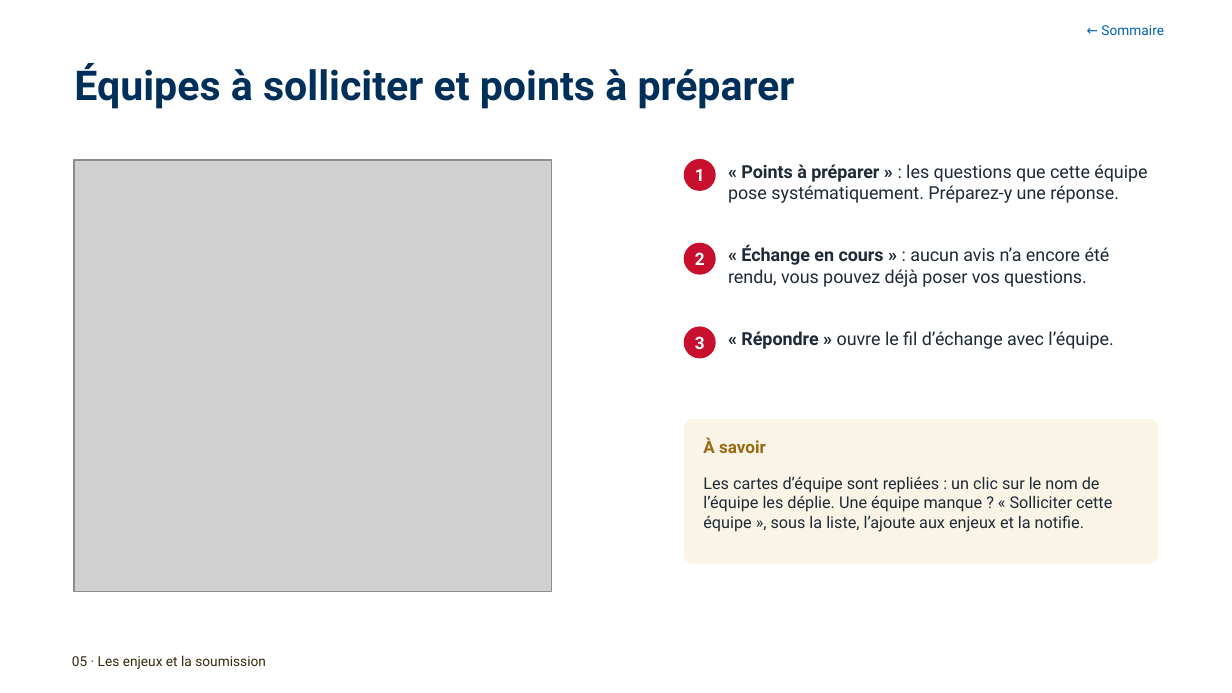
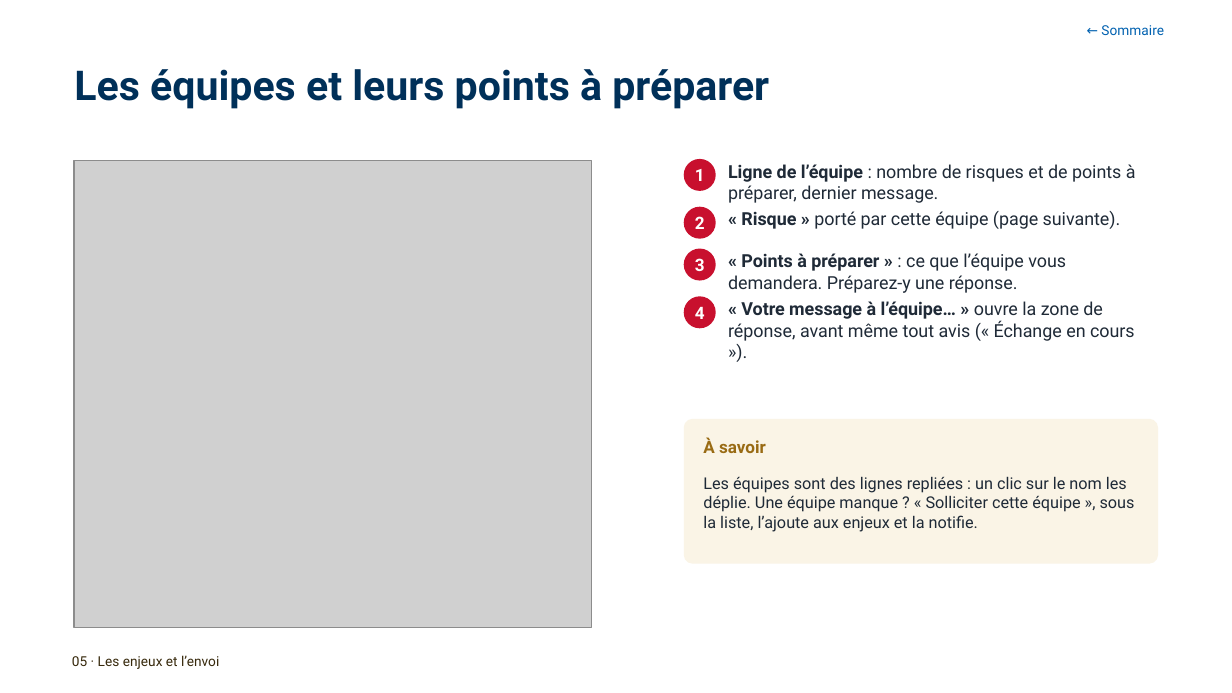
Before and after one commit to antoinelmariel-ux/ProjectNavigator, a slide deck: slide 40 of docs/Project Navigator _ Manuel Chef de Project.pptx. Drawn at 1232x693 pixels with LibreOffice and Linux fonts; fonts in the diff are those of the drawing; grey boxes stand for pictures; background and template pictures are left out. Boxes give left, top, right and bottom in pixels: in the first picture for what was removed or moved away, otherwise in the second. Text is boxed around its words. In the diff, an @@ line names an element or a change of style, - is before the commit and + after.

```diff
--- a/docs/Project Navigator _ Manuel Chef de Project.pptx
+++ b/docs/Project Navigator _ Manuel Chef de Project.pptx
@@ title at <box>74,69,769,109</box>: text changed @@
-Équipes à solliciter et points à préparer
+Les équipes et leurs points à préparer
@@ picture: place and size @@
-picture at <box>74,160,552,591</box>
+picture at <box>74,160,591,627</box>
@@ text added at <box>728,164,1136,203</box>, 10.5 pt, text #1F2A37 @@
+Ligne de l’équipe : nombre de risques et de points à préparer, dernier message.
@@ ellipse "2": place and size @@
-ellipse "2" at <box>684,243,716,275</box>
+ellipse "2" at <box>684,207,716,239</box>
@@ text added at <box>741,211,1121,229</box>, 10.5 pt, text #1F2A37 @@
+« Risque » porté par cette équipe (page suivante).
@@ ellipse "3": place and size @@
-ellipse "3" at <box>684,326,716,359</box>
+ellipse "3" at <box>684,249,716,281</box>
@@ text at <box>728,253,1066,293</box>: text changed @@
-« Points à préparer » : les questions que cette équipe pose systématiquement. Préparez-y une réponse.
+« Points à préparer » : ce que l’équipe vous demandera. Préparez-y une réponse.
@@ text removed at <box>728,245,1110,287</box> @@
-« Échange en cours » : aucun avis n’a encore été rendu, vous pouvez déjà poser vos questions.
@@ ellipse added at <box>684,297,716,329</box>, fill #C8102E, 10 pt, text #FFFFFF, bold @@
+4
@@ text added at <box>728,301,1135,341</box>, 10.5 pt, text #1F2A37 @@
+« Votre message à l’équipe… » ouvre la zone de réponse, avant même tout avis (« Échange en cours »).
@@ text removed at <box>741,331,1113,349</box> @@
-« Répondre » ouvre le fil d’échange avec l’équipe.
@@ text at <box>703,476,1135,532</box>: text changed @@
-Les cartes d’équipe sont repliées : un clic sur le nom de l’équipe les déplie. Une équipe manque ? « Solliciter cette équipe », sous la liste, l’ajoute aux enjeux et la notifie.
+Les équipes sont des lignes repliées : un clic sur le nom les déplie. Une équipe manque ? « Solliciter cette équipe », sous la liste, l’ajoute aux enjeux et la notifie.
@@ text at <box>72,655,219,669</box>: text changed @@
-05 · Les enjeux et la soumission
+05 · Les enjeux et l’envoi
```
Also in this commit, not shown: 36 other slides changed, 2 slides added, 1 slide removed, 1 other file.
